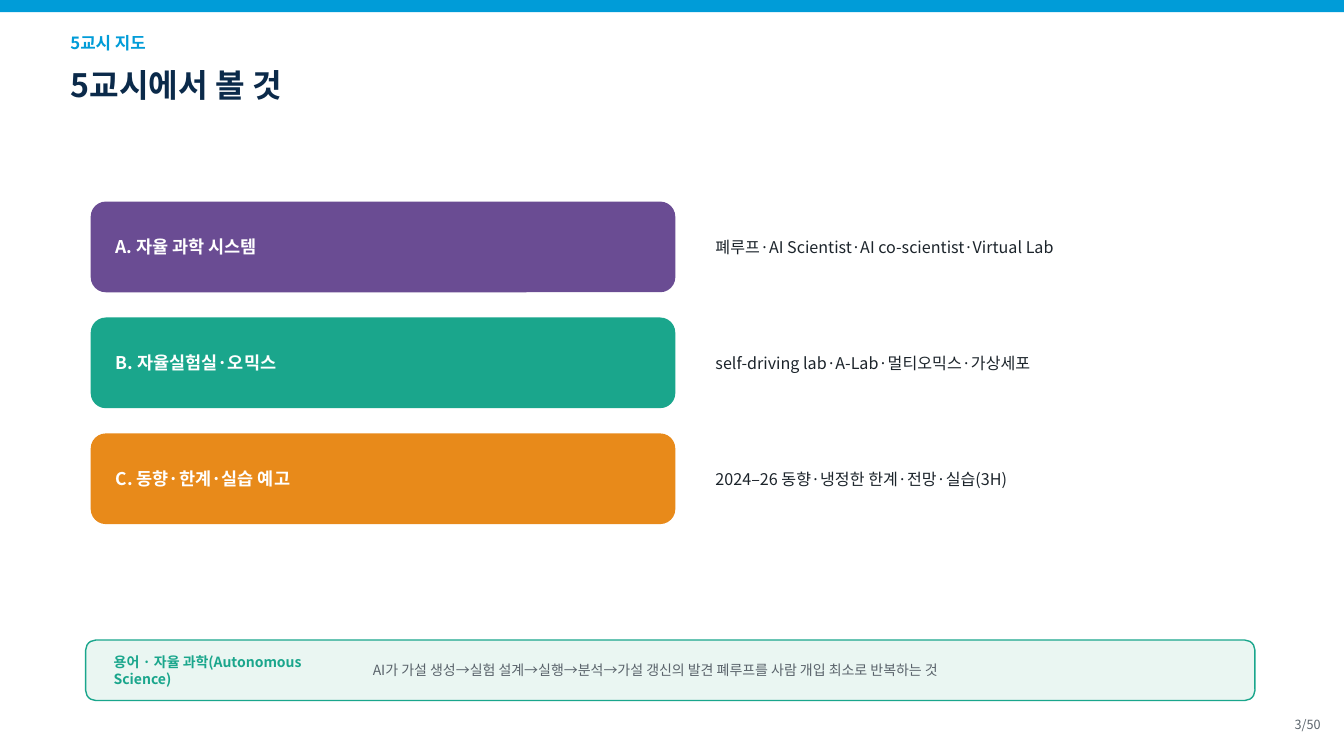
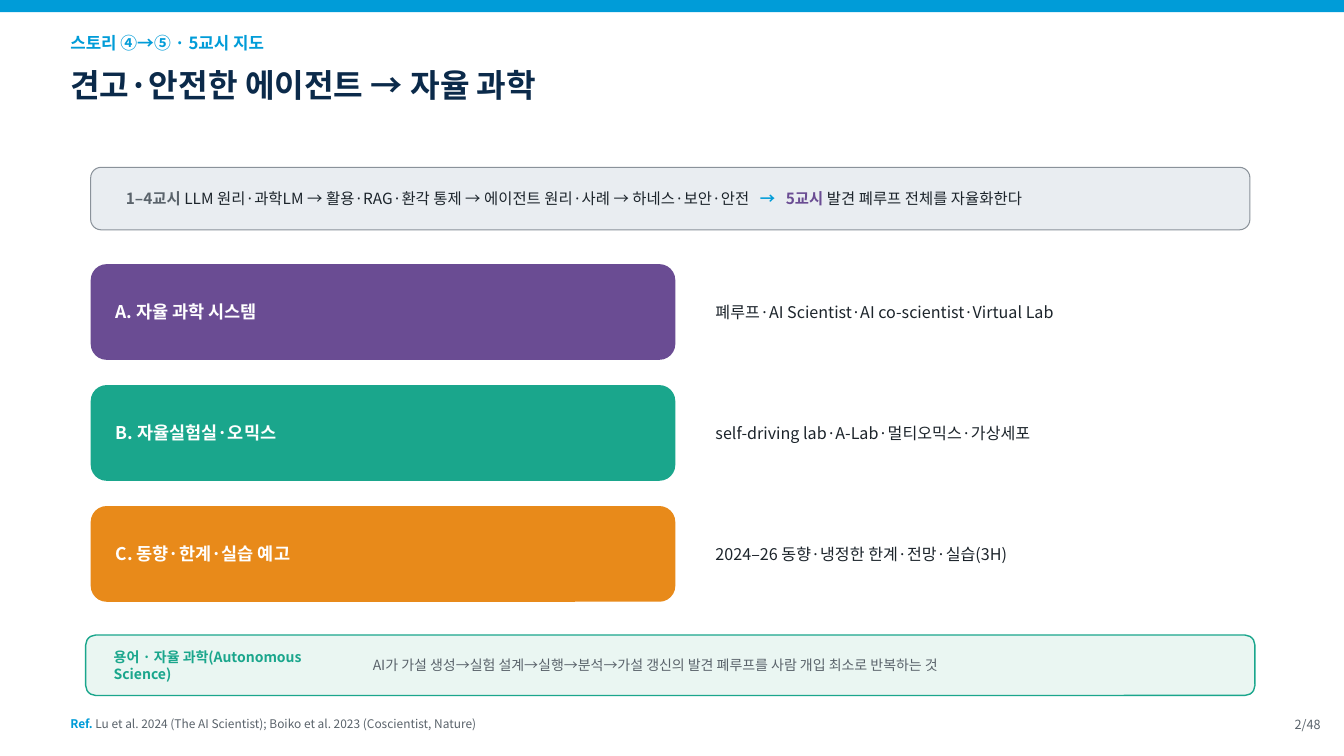
Before and after one commit to fourmodern/2025_aidrugdiscovery, a slide deck: slide 2 of 20260905/slides/0912_5교시.pptx (slide 3 before the commit). Drawn at 1344x756 pixels with LibreOffice and Linux fonts; fonts in the diff are those of the drawing. Boxes give left, top, right and bottom in pixels: in the first picture for what was removed or moved away, otherwise in the second. Text is boxed around its words. In the diff, an @@ line names an element or a change of style, - is before the commit and + after.

```diff
--- a/20260905/slides/0912_5교시.pptx
+++ b/20260905/slides/0912_5교시.pptx
@@ text at [70, 34, 264, 51]: text changed @@
-5교시 지도
+스토리 ④→⑤ · 5교시 지도
@@ text at [70, 70, 536, 100]: text changed @@
-5교시에서 볼 것
+견고·안전한 에이전트 → 자율 과학
@@ rounded rectangle added at [91, 167, 1250, 230], fill #E9EDF1, outline #8A929A 0.75 pt @@
@@ text added at [126, 191, 1022, 206], 11 pt, text #1C242B @@
+1–4교시 LLM 원리·과학LM → 활용·RAG·환각 통제 → 에이전트 원리·사례 → 하네스·보안·안전 → 5교시 발견 폐루프 전체를 자율화한다
@@ rounded rectangle: place and size @@
-rounded rectangle at [91, 202, 676, 292]
+rounded rectangle at [91, 264, 676, 360]
@@ text "A. 자율 과학 시스템": place and size @@
-text "A. 자율 과학 시스템" at [116, 238, 257, 255]
+text "A. 자율 과학 시스템" at [116, 303, 257, 320]
@@ text "폐루프·AI Scientist·AI co-scientist·Virtual Lab": place and size @@
-text "폐루프·AI Scientist·AI co-scientist·Virtual Lab" at [715, 239, 1054, 255]
+text "폐루프·AI Scientist·AI co-scientist·Virtual Lab" at [715, 304, 1054, 320]
@@ rounded rectangle: place and size @@
-rounded rectangle at [91, 318, 676, 408]
+rounded rectangle at [91, 385, 676, 481]
@@ text "B. 자율실험실·오믹스": place and size @@
-text "B. 자율실험실·오믹스" at [116, 354, 276, 371]
+text "B. 자율실험실·오믹스" at [116, 424, 276, 441]
@@ text "self-driving lab·A-Lab·멀티오믹스·가상세포": place and size @@
-text "self-driving lab·A-Lab·멀티오믹스·가상세포" at [715, 355, 1030, 373]
+text "self-driving lab·A-Lab·멀티오믹스·가상세포" at [715, 425, 1030, 443]
@@ rounded rectangle: place and size @@
-rounded rectangle at [91, 434, 676, 524]
+rounded rectangle at [91, 506, 676, 602]
@@ text "C. 동향·한계·실습 예고": place and size @@
-text "C. 동향·한계·실습 예고" at [116, 470, 290, 487]
+text "C. 동향·한계·실습 예고" at [116, 545, 290, 562]
@@ text "2024–26 동향·냉정한 한계·전망·실습(3H)": place and size @@
-text "2024–26 동향·냉정한 한계·전망·실습(3H)" at [715, 471, 1007, 488]
+text "2024–26 동향·냉정한 한계·전망·실습(3H)" at [715, 546, 1007, 563]
@@ 2 texts, 1 rounded rectangle: place and size @@
-2 texts, 1 rounded rectangle at [86, 640, 1255, 701]
+2 texts, 1 rounded rectangle at [86, 635, 1255, 696]
@@ text added at [70, 718, 476, 730], 8.5 pt, text #5A636B @@
+Ref. Lu et al. 2024 (The AI Scientist); Boiko et al. 2023 (Coscientist, Nature)
@@ text at [1295, 719, 1321, 731]: text changed @@
-3/50
+2/48
```
Also in this commit, not shown: 43 other slides changed, 2 slides removed, 15 other files.
